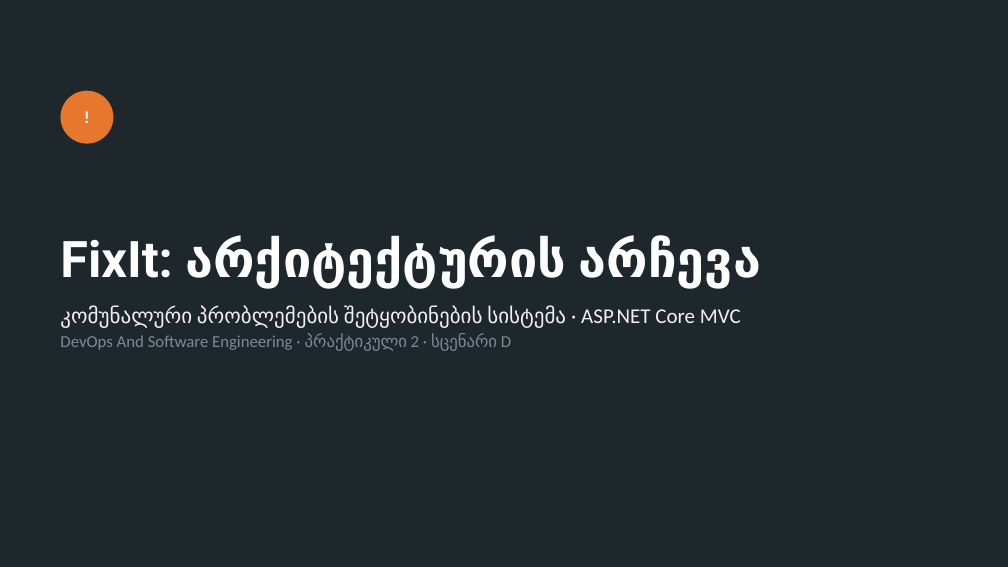
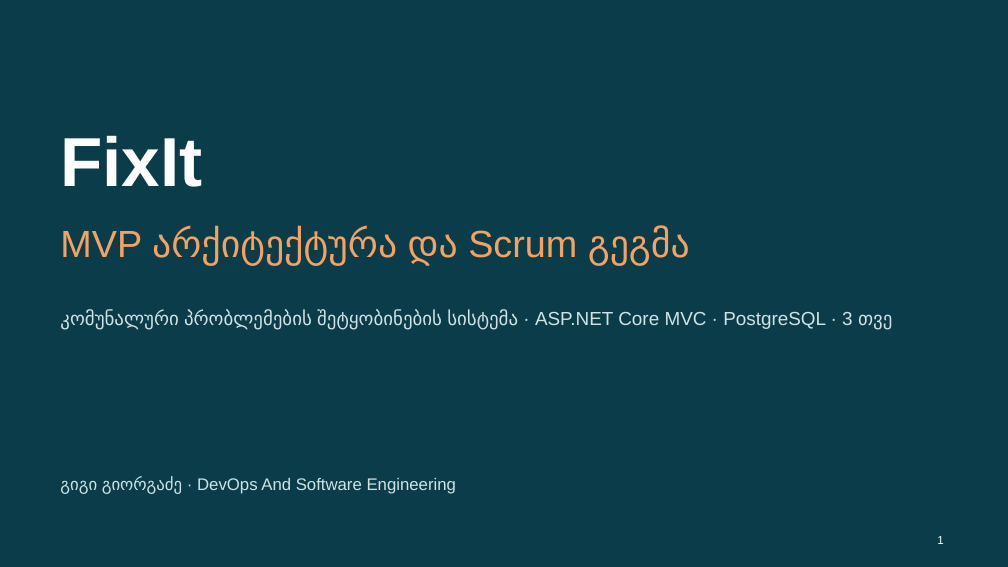
Before and after one commit to gigigiorgadze10/fixit, a slide deck: slide 1 of docs/FixIt-Architecture.pptx. Drawn at 1008x567 pixels with LibreOffice and Linux fonts; fonts in the diff are those of the drawing. Boxes give left, top, right and bottom in pixels: in the first picture for what was removed or moved away, otherwise in the second. Text is boxed around its words. In the diff, an @@ line names an element or a change of style, - is before the commit and + after.

Commit message:
Update backlog (US-19, JPG/PNG only), Scrum plan, architecture and new MVP presentation

```diff
--- a/docs/FixIt-Architecture.pptx
+++ b/docs/FixIt-Architecture.pptx
@@ background #1E272C to #0B3C49 @@
@@ text "FixIt" at (60, 135, 202, 187): vertical alignment bottom to middle @@
@@ ellipse removed at (60, 91, 113, 144) @@
@@ text removed at (60, 91, 113, 144) @@
-!
@@ text at (60, 135, 202, 187): text changed; size 48 to 66 pt; font Roboto to Arial @@
-FixIt: არქიტექტურის არჩევა
+FixIt
@@ text added at (60, 226, 690, 265), 36 pt, text #F4A261 @@
+MVP არქიტექტურა და Scrum გეგმა
@@ text "კომუნალური პრობლემების შეტყობინების სისტემა · ..." at (60, 310, 892, 330): vertical alignment top to middle @@
@@ text at (60, 310, 892, 330): text changed; size 20 to 18 pt; font Calibri to Arial; text colour #EEF2F4 to #CFE3E3 @@
-კომუნალური პრობლემების შეტყობინების სისტემა · ASP.NET Core MVC
-DevOps And Software Engineering · პრაქტიკული 2 · სცენარი D
+კომუნალური პრობლემების შეტყობინების სისტემა · ASP.NET Core MVC · PostgreSQL · 3 თვე
@@ text added at (60, 477, 456, 494), 16 pt, text #CFE3E3 @@
+გიგი გიორგაძე · DevOps And Software Engineering
@@ page number added at (937, 536, 943, 544), 11 pt, text #FFFFFF @@
+1
```
Also in this commit, not shown: 1 other slide changed, 12 slides added, 12 slides removed, 7 other files.
